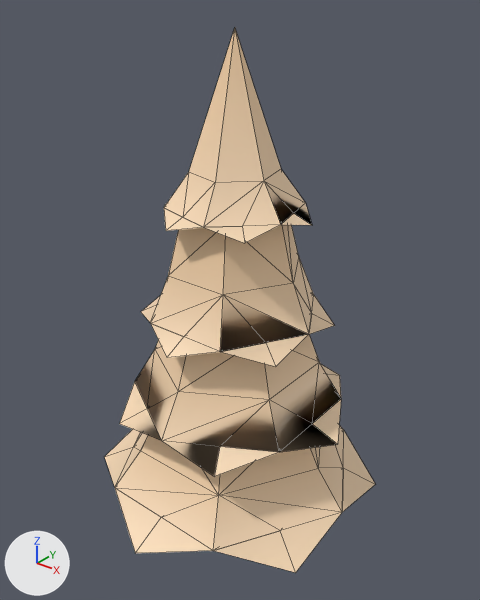
A saved change to the FBX model Assets/3D Assets/kenney_graveyard-kit/pine.fbx.
The view is the same before and after, from a camera (50 mm lens) standing at (1.61, -1.99, 2.45) and looking at (-0.01, 0.05, 1.19). Every picture has the same lights, and +X, +Y and +Z are marked at lower left. Mesh edges are drawn as thin lines. Where no turn or scale is listed for an object, it has been applied to the vertices. Vertices at the same position are counted once.

Before the edit, the objects in view are built like this:
```python
me_scene = bpy.data.meshes.new('Scene')
me_scene.from_pydata(...)  # 160 vertices, 230 faces; spans x -0.59..0.59, y -0.67..0.67, z 0.0..2.29
me_scene.materials.append(mat_colormap)  # picture img_colormap_png
ob_pine = bpy.data.objects.new('pine', me_scene)
ob_pine.location = (0.0, 0.0, 0.0)
```
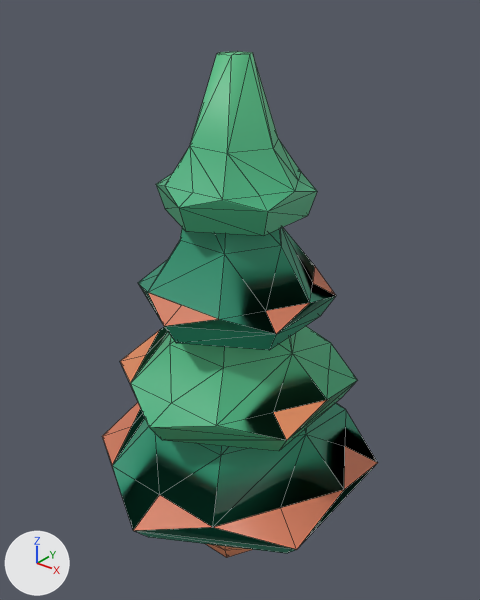
Location of each change, (x1, y1, x2, y2) in pixels of the pictures (480 x 600 px; the box of a moved part takes in the faces that stretch with it):
'pine', reshaped (7% shorter): before (104, 28, 375, 573); after (102, 51, 378, 558)
part 1 of me_scene, rebuilt: before (104, 425, 375, 573); after (102, 403, 378, 553)
part 2 of me_scene, rebuilt: before (141, 225, 335, 367); after (138, 227, 336, 350)
part 3 of me_scene, rebuilt (9% wider, 14% shorter): before (164, 28, 312, 243); after (156, 51, 317, 236)
part 4 of me_scene, rebuilt (not visible before): after (206, 544, 253, 558)
part 5 of me_scene, moved or reshaped: before (119, 335, 341, 476); after (120, 326, 357, 451)

Patch to the scene script:
```diff
--- a/Assets/3D Assets/kenney_graveyard-kit/pine.fbx.py
+++ b/Assets/3D Assets/kenney_graveyard-kit/pine.fbx.py
@@ me_scene @@
 # used by ob_pine; location = (0.0, 0.0, 0.0)
-me_scene.from_pydata(...)  # 160 vertices, 230 faces; spans x -0.59..0.59, y -0.67..0.67, z 0.0..2.29
+me_scene.from_pydata(...)  # 168 vertices, 300 faces; spans x -0.59..0.59, y -0.67..0.67, z -0.1..2.2
+# me_scene part 1: the loose piece of 37 vertices spanning x -0.59..0.59, y -0.67..0.67, z 0.29..0.76 is rebuilt with 36 vertices and now spans x -0.59..0.59, y -0.67..0.67, z 0.32..0.95
+# me_scene part 2: the loose piece of 36 vertices spanning x -0.37..0.37, y -0.42..0.42, z 1.12..1.63 is rebuilt with 36 vertices and now spans x -0.37..0.37, y -0.43..0.42, z 1.16..1.75
+# me_scene part 3: the loose piece of 25 vertices spanning x -0.31..0.31, y -0.31..0.31, z 1.59..2.29 is rebuilt with 36 vertices and now spans x -0.28..0.28, y -0.32..0.32, z 1.6..2.2
+# me_scene part 4: the loose piece of 18 vertices spanning x -0.21..0.21, y -0.18..0.18, z 0.0..0.37 is rebuilt with 24 vertices and now spans x -0.27..0.22, y -0.21..0.21, z -0.1..0.32
+# me_scene part 5
+# 26 vertices are removed from x -0.54..0.54, y -0.47..0.48, z 0.71..1.17
+# 52 faces are deleted
+# 30 vertices are added at x -0.48..0.48, y -0.54..0.54, z 0.86..1.3
+# 64 new faces join them
 me_scene.materials.append(mat_colormap)
```
